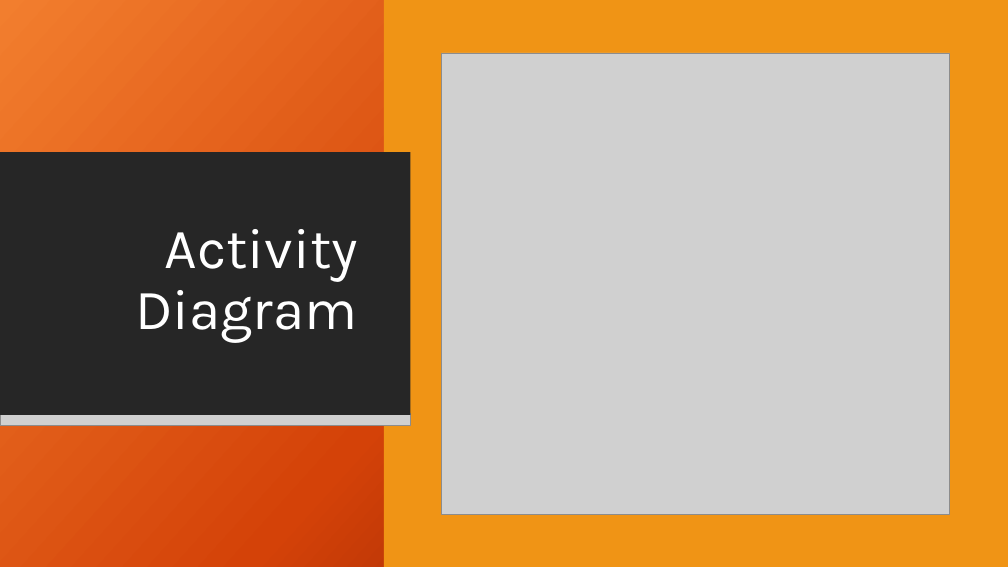
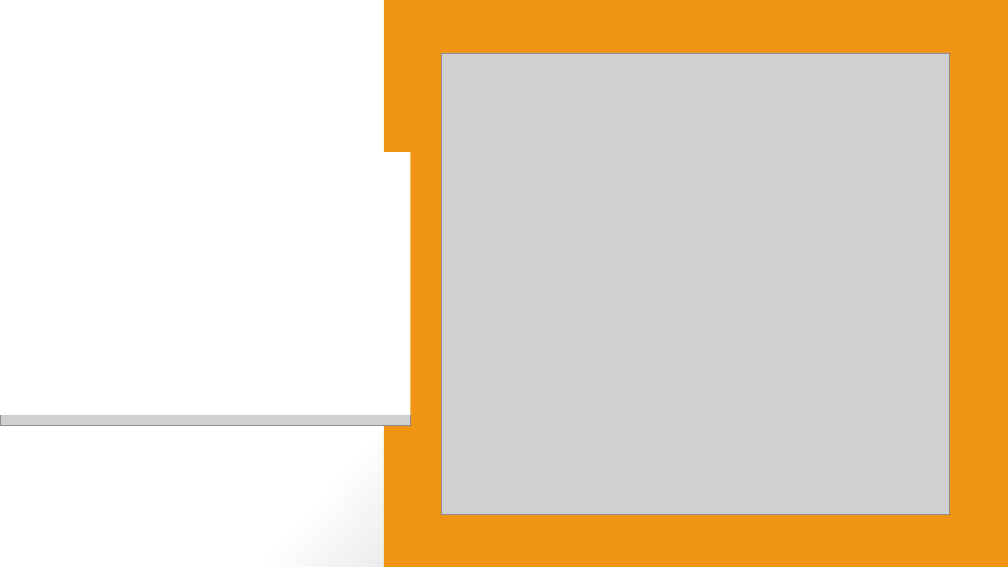
Before and after one commit to roee030/Event_planner, a slide deck: slide 11 of Event Planner.pptx. Drawn at 1008x567 pixels with LibreOffice and Linux fonts; fonts in the diff are those of the drawing; grey boxes stand for pictures; background and template pictures are left out; a plain dark background stands for a picture behind light text. Boxes give left, top, right and bottom in pixels: in the first picture for what was removed or moved away, otherwise in the second. Text is boxed around its words. In the diff, an @@ line names an element or a change of style, - is before the commit and + after.

```diff
--- a/Event Planner.pptx
+++ b/Event Planner.pptx
@@ rectangle at <box>0,0,1008,567</box>: fill gradient #F18031 to #D54209 to #6A0D00 to gradient #FFFFFF to #918D8D @@
@@ rectangle at <box>0,152,411,415</box>: fill #262626 to #FFFFFF @@
@@ rectangle at <box>0,214,741,352</box>: fill #262626 to #FFFFFF @@
```
Also in this commit, not shown: 11 other slides changed, 3 slides added, 1 slide removed.
